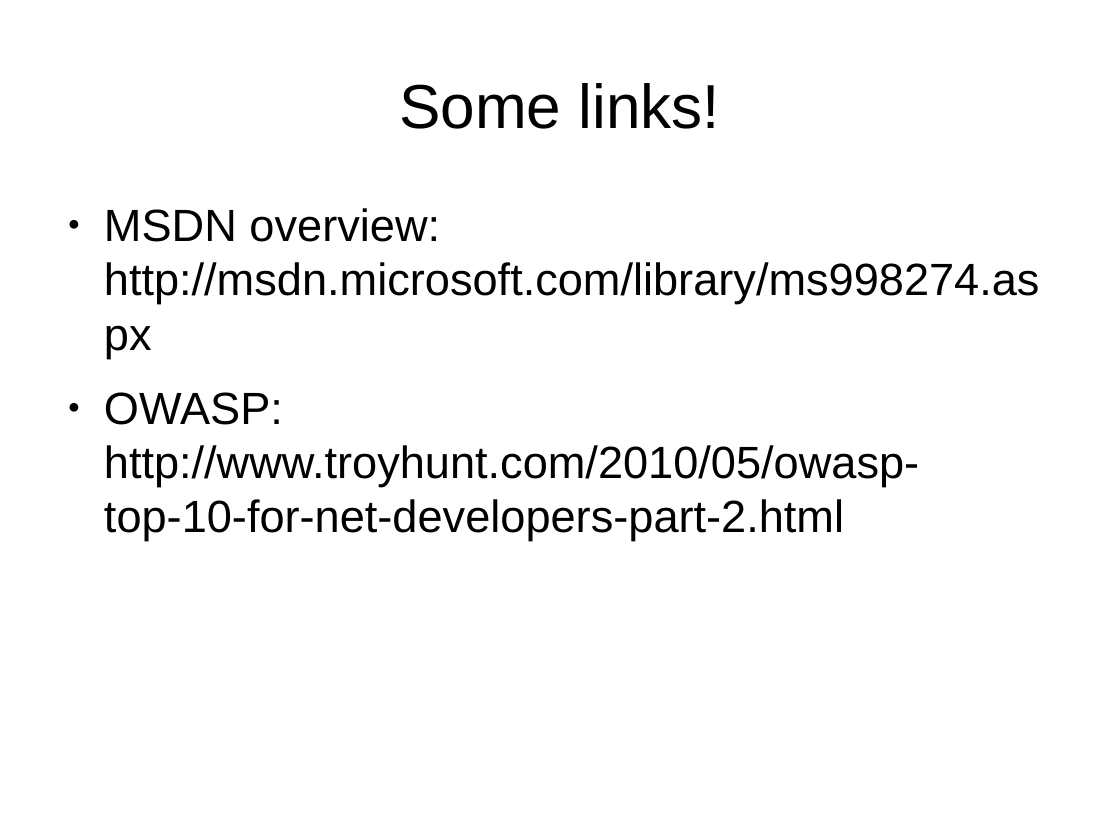
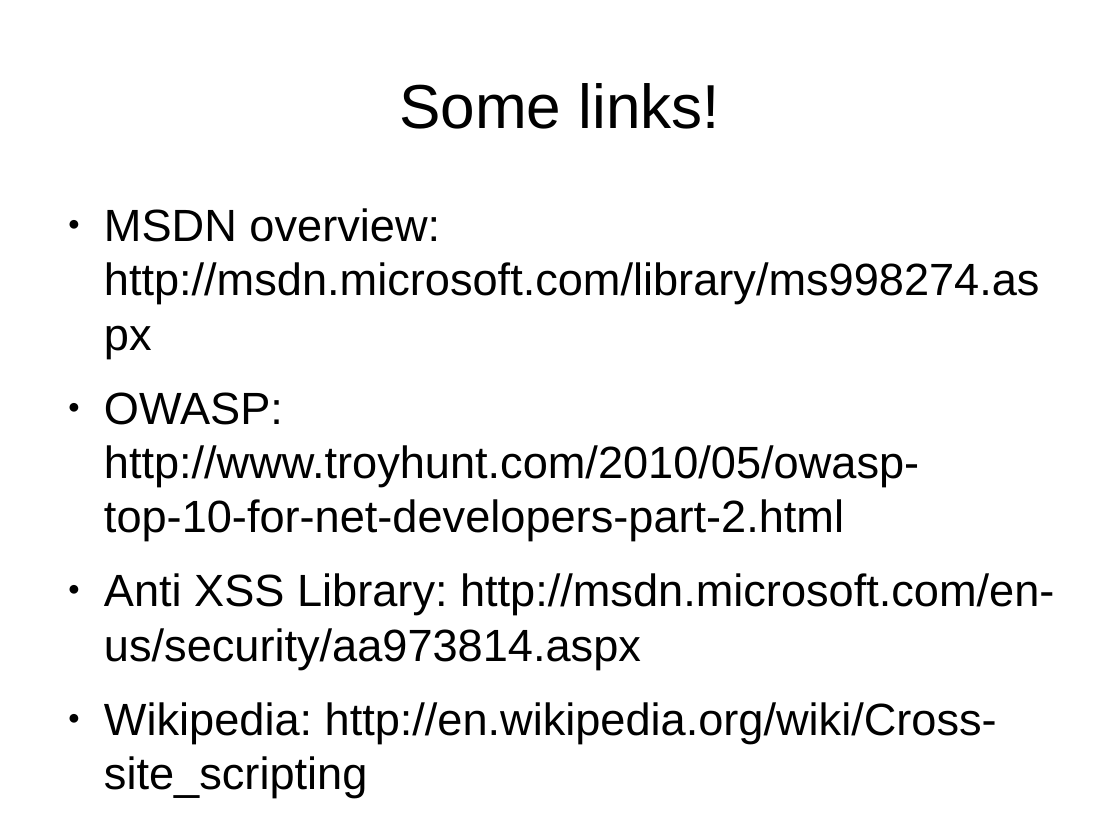
Before and after one commit to getsometoast/CrossSiteScripting, a slide deck: slide 7 of XSS.odp. Drawn at 1120x840 pixels with LibreOffice and Linux fonts; fonts in the diff are those of the drawing. Boxes give left, top, right and bottom in pixels: in the first picture for what was removed or moved away, otherwise in the second. Text is boxed around its words. In the diff, an @@ line names an element or a change of style, - is before the commit and + after.

```diff
--- a/XSS.odp
+++ b/XSS.odp
@@ text at [104, 573, 1054, 798]: paragraphs added @@
+● Anti XSS Library: http://msdn.microsoft.com/en-us/security/aa973814.aspx
+● Wikipedia: http://en.wikipedia.org/wiki/Cross-site_scripting
```
Also in this commit, not shown: 2 other slides changed, 1 other file.
